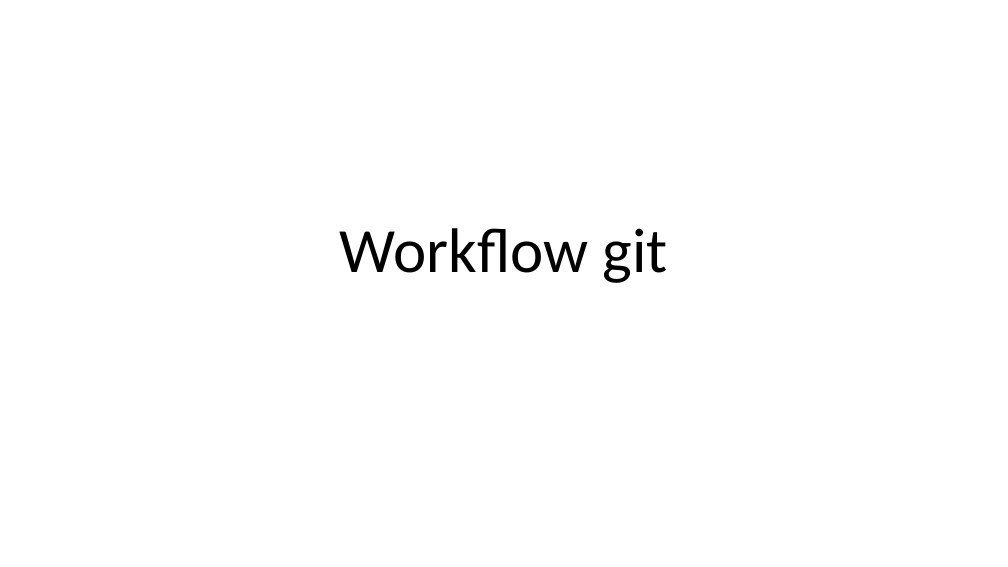
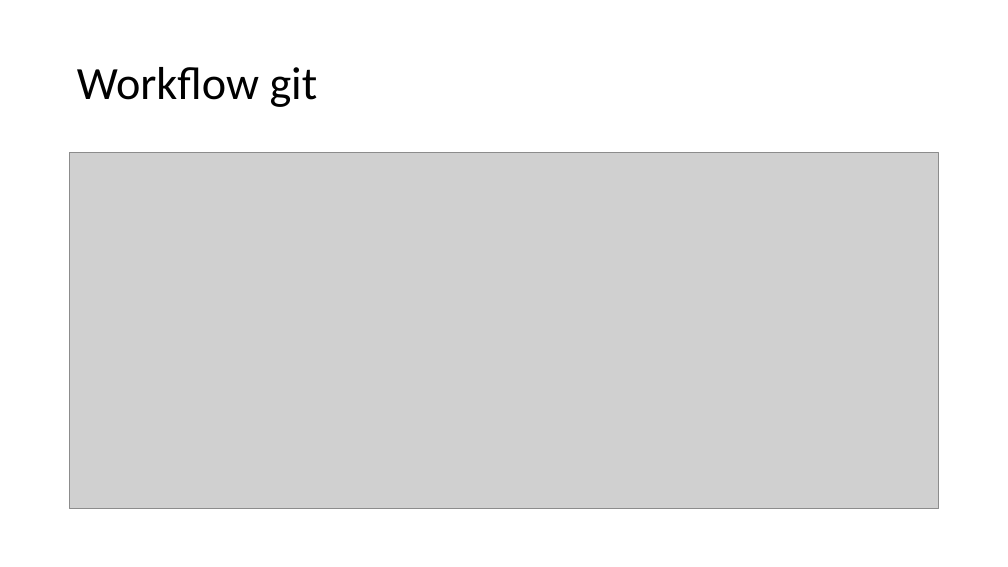
Before and after one commit to saidworks/fil_rouge, a slide deck: slide 15 of Presentation.pptx. Drawn at 1008x567 pixels with LibreOffice and Linux fonts; fonts in the diff are those of the drawing; grey boxes stand for pictures. Boxes give left, top, right and bottom in pixels: in the first picture for what was removed or moved away, otherwise in the second. Text is boxed around its words. In the diff, an @@ line names an element or a change of style, - is before the commit and + after.

```diff
--- a/Presentation.pptx
+++ b/Presentation.pptx
@@ title "Workflow git": place and size @@
-title "Workflow git" at (340,228,668,283)
+title "Workflow git" at (77,67,318,107)
@@ title "Workflow git" at (77,67,318,107): size 60 to 44 pt; alignment centre to left; vertical alignment bottom to middle @@
@@ picture added at (70,153,939,509) @@
```
Also in this commit, not shown: 2 other slides changed, 4 slides added, 5 slides removed, 6 other files.
